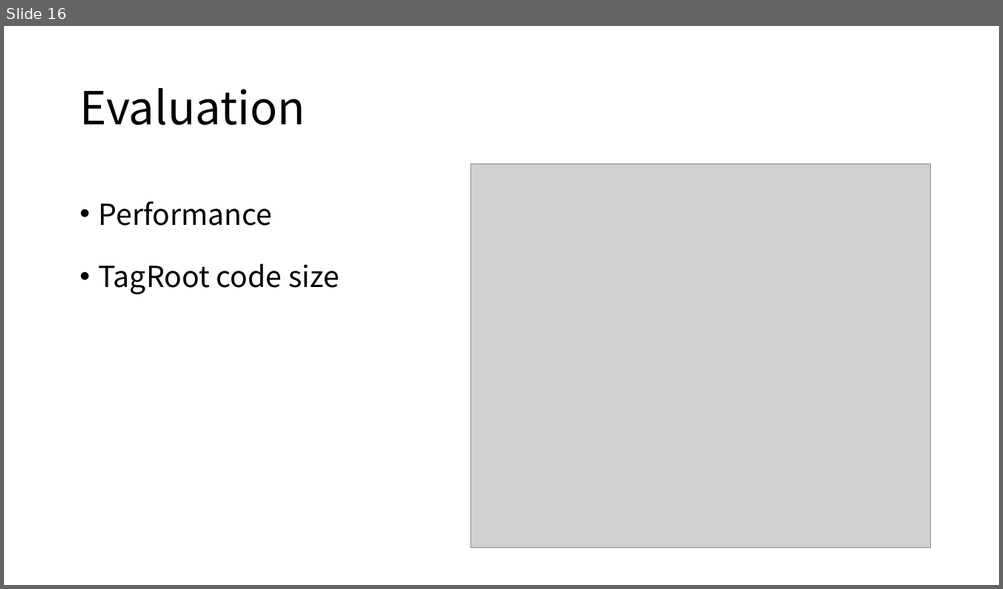
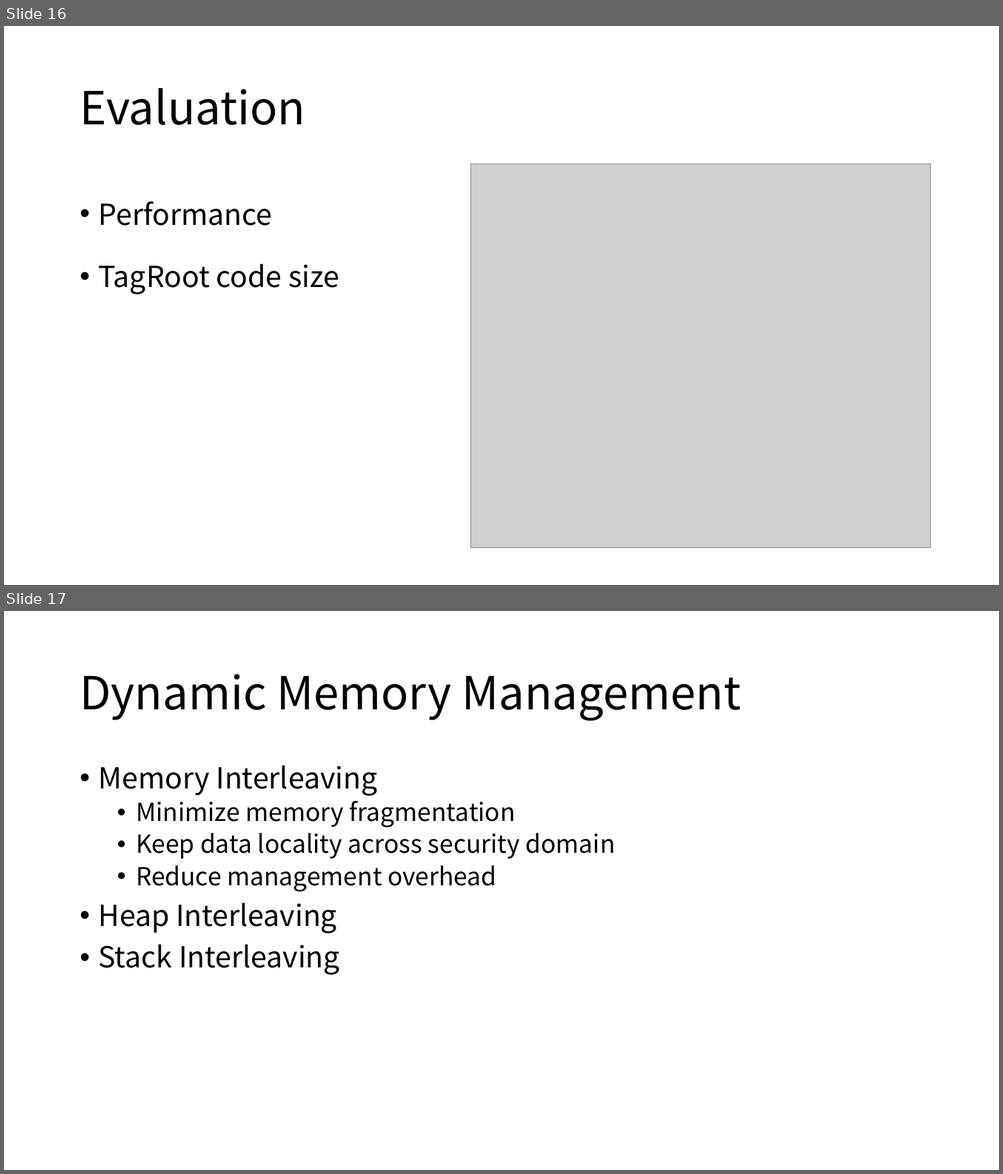
Before and after one commit to Bemfool/SUNFLOWER, a slide deck: ppt(合).pptx. Shown one above the other, each under a label of ours: slide 16 before the commit, slides 16 and 17 after it. The pictures are 1003x589 and 1003x1174 pixels, drawn with LibreOffice and Linux fonts; fonts in the diff are those of the drawing; grey boxes stand for pictures. Boxes give left, top, right and bottom in pixels: in the first picture for what was removed or moved away, otherwise in the second. Text is boxed around its words. In the diff, an @@ line names an element or a change of style, - is before the commit and + after.

```diff
--- a/ppt(合).pptx
+++ b/ppt(合).pptx
@@ slide 17 added at [4, 611, 999, 1170], background #FFFFFF @@
@@ title added at [79, 674, 740, 721], 44 pt, text #000000 @@
+Dynamic Memory Management
@@ text added at [99, 765, 615, 975], 24 pt, text #000000 @@
+• Memory Interleaving
+  • Minimize memory fragmentation
+  • Keep data locality across security domain
+  • Reduce management overhead
+• Heap Interleaving
+• Stack Interleaving
```
Also in this commit, not shown: 4 other slides added.
